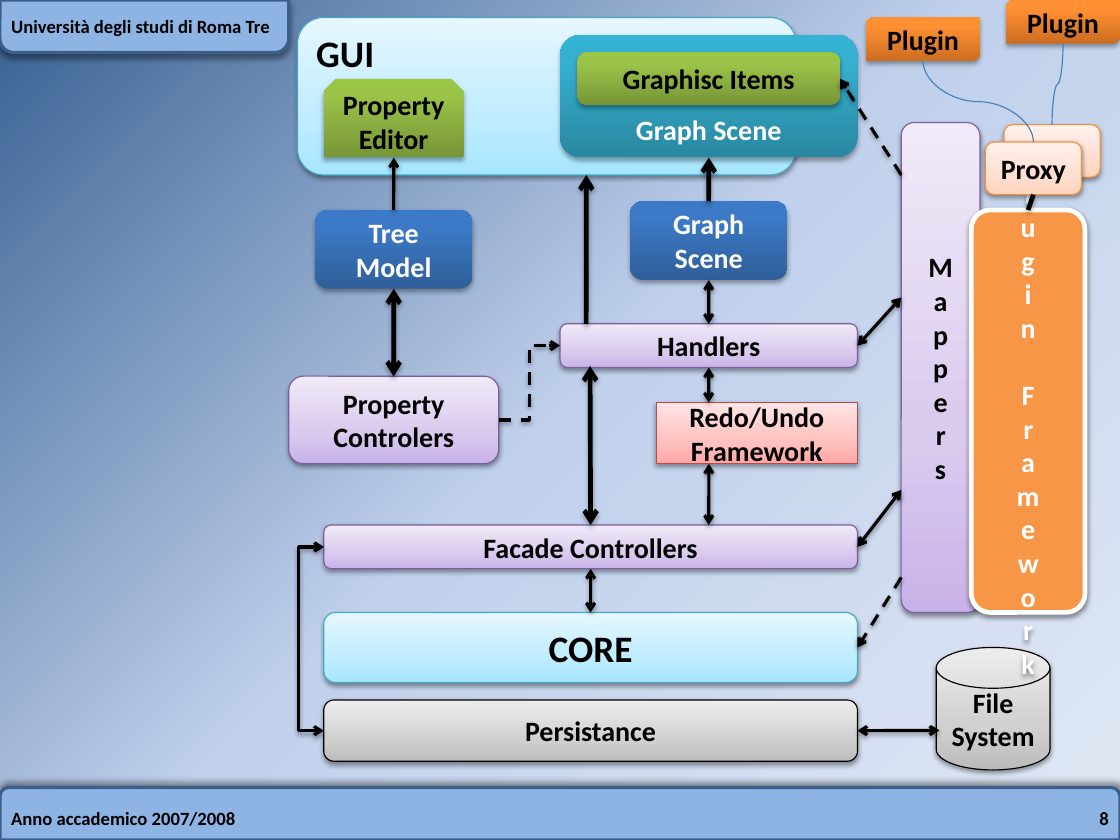
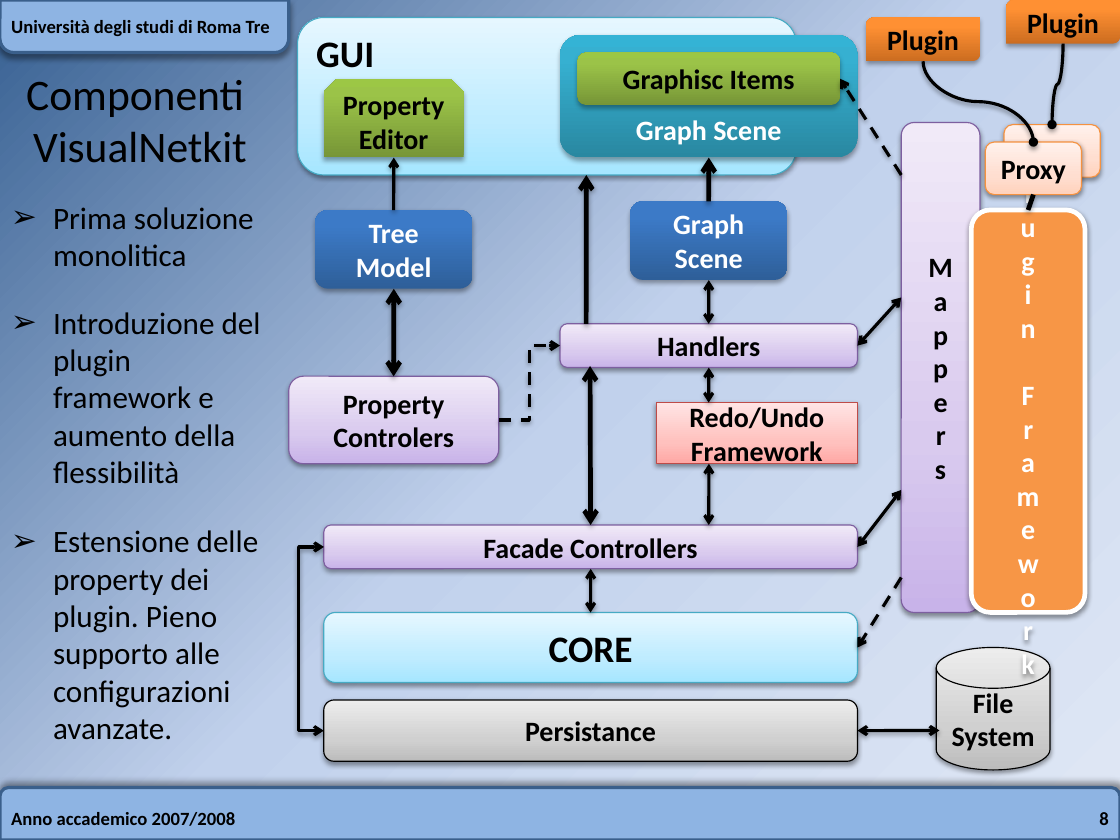
Before and after one commit to slux83/visual-netkit, a slide deck: slide 8 of thesis_adf/presentazione_tesi/presentazione.pptx. Drawn at 1120x840 pixels with LibreOffice and Linux fonts; fonts in the diff are those of the drawing. Boxes give left, top, right and bottom in pixels: in the first picture for what was removed or moved away, otherwise in the second. Text is boxed around its words. In the diff, an @@ line names an element or a change of style, - is before the commit and + after.

Commit message:
slides (components diagram done)

```diff
--- a/thesis_adf/presentazione_tesi/presentazione.pptx
+++ b/thesis_adf/presentazione_tesi/presentazione.pptx
@@ curved line (1052, 124) - (1063, 44): curved line to curved arrow; stroke #4B7EBC 0.75 pt to #000000 2 pt @@
@@ text added at (26,80,247,163), 28 pt, text #000000 @@
+Componenti
+VisualNetkit
@@ curved line (923, 62) - (1034, 142): curved line to curved arrow; stroke #4B7EBC 0.75 pt to #000000 2 pt @@
@@ text added at (53,207,254,266), 20 pt, text #000000 @@
+➢ Prima soluzione monolitica
@@ text added at (53,312,261,484), 20 pt, text #000000 @@
+➢ Introduzione del plugin framework e aumento della flessibilità
@@ text added at (53,530,259,740), 20 pt, text #000000 @@
+➢ Estensione delle property dei plugin. Pieno supporto alle configurazioni avanzate.
```
